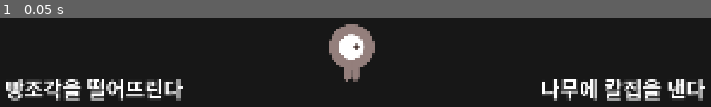
Above: before the commit, frame 1.
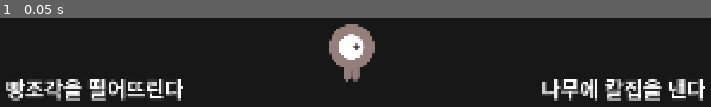
Above: after the commit, the same moment.

Repository: ParkSoeon/EyeTrackingReadingAssistance
Game: Godot game, scene res://scenes/choice.tscn
Two runs of this game, one before a commit and one after it. Both use one fixed random seed, a clock stepped at 60 frames per second and the inputs below. This scene is started directly instead of the project's main scene.
Inputs:
- Up to frame 1 (0.05 s): no input

The runs differ from the first frame. In frame 1, 3.8% of the frame differs, in the area x 0-99%, y 68-94%.

Commit message:
Fix: fixed incorrect logic when changing selection

Diff:
--- a/demo/gdscripts/choice.gd
+++ b/demo/gdscripts/choice.gd
@@ -6,10 +6,8 @@
 #@onready var character = $Character
 @onready var left_label = $Red/RedCollision/Label
 @onready var right_label = $Blue/BlueCollision/Label
-var left
-var left_id
-var right
-var right_id
+var choices
+var choice
 var prompt
 var storyManager = preload("res://gdscripts/StoryManager.gd").new()
 
@@ -31,53 +29,38 @@
 	prompt = data.get("prompt","")
 
 	## 선택지 세팅
-	var choices = data.get("choices", [])
-	left_id = choices[0].id
-	left = choices[0].text
-	left_label.text = left
-	right_id = choices[1].id
-	right = choices[1].text
-	right_label.text = right
-
-func _on_choice_selected(choice_id: String):
-	# 선택 시 플래그 저장 가능
-	var node_data = storyManager.get_node_data(STATE.current_node)
-	var flags = node_data.get("flags", {})
-	#for key in flags.keys():
-		#Global.set(key, flags[key])
-
-	load_story_node(choice_id)
+	choices = data.get("choices", [])
+	left_label.text = choices[0].text
+	right_label.text = choices[1].text
 
 func _on_red_area_entered(area: Area2D) -> void:
+	choice = 0
+	var select = choices[choice].text
 	get_node("Player").factor = 0
-	get_node("HUD").request(prompt+"사용자는"+left+"을 선택했어.")
+	get_node("HUD").request(prompt+"사용자는"+select+"를 선택했어.")
 	get_node("Red/Sprite2D").modulate = Color(0, 0, 0, 0.4)
 	get_node("Blue/Sprite2D").modulate = Color(0, 0, 0, 0.8)
-	print("in")
-	pass # Replace with function body.
-
-
-func _on_red_area_exited(area: Area2D) -> void:
-	STATE.current_node = left_id
-	get_tree().change_scene_to_file("res://scenes/choice.tscn")
-	print("out")
-	pass # Replace with function body.
-
 
 func _on_blue_area_entered(area: Area2D) -> void:
+	choice = 1
+	var select = choices[choice].text
 	get_node("Player").factor = 0
-	get_node("HUD").request(prompt+"사용자는"+right+"을 선택했어.")
+	get_node("HUD").request(prompt+"사용자는"+select+"를 선택했어.")
 	get_node("Red/Sprite2D").modulate = Color(0, 0, 0, 0.8)
 	get_node("Blue/Sprite2D").modulate = Color(0, 0, 0, 0.4)
-	print("in")
-	pass # Replace with function body.
-
-
-func _on_blue_area_exited(area: Area2D) -> void:
-	STATE.current_node = right_id
-	get_tree().change_scene_to_file("res://scenes/choice.tscn")
-	pass # Replace with function body.
 
 
 func _on_hud_finish() -> void:
 	get_node("Player").factor = 1
+
+func change_scene():
+	get_tree().change_scene_to_file("res://scenes/choice.tscn")
+
+func _on_red_portal_area_entered(area: Area2D) -> void:
+	STATE.current_node = choices[choice].id
+	call_deferred("change_scene")
+
+
+func _on_blue_portal_area_entered(area: Area2D) -> void:
+	STATE.current_node = choices[choice].id
+	call_deferred("change_scene")
--- a/demo/scenes/choice.tscn
+++ b/demo/scenes/choice.tscn
@@ -7,7 +7,7 @@
 [sub_resource type="CanvasTexture" id="CanvasTexture_jt4bu"]
 
 [sub_resource type="RectangleShape2D" id="RectangleShape2D_8qvna"]
-size = Vector2(526, 1080)
+size = Vector2(529, 1080)
 
 [sub_resource type="LabelSettings" id="LabelSettings_yhyp7"]
 font_size = 50
@@ -15,10 +15,13 @@
 [sub_resource type="CanvasTexture" id="CanvasTexture_3iiop"]
 
 [sub_resource type="RectangleShape2D" id="RectangleShape2D_827pk"]
-size = Vector2(541, 1080)
+size = Vector2(537, 1080)
 
 [sub_resource type="LabelSettings" id="LabelSettings_8qvna"]
 font_size = 50
+
+[sub_resource type="RectangleShape2D" id="RectangleShape2D_jt4bu"]
+size = Vector2(59, 1080)
 
 [node name="Choice" type="Node"]
 script = ExtResource("1_ycxmd")
@@ -33,6 +36,7 @@
 
 [node name="Blue" type="Area2D" parent="."]
 position = Vector2(1262, 10)
+collision_layer = 2
 metadata/_edit_group_ = true
 
 [node name="Sprite2D" type="Sprite2D" parent="Blue"]
@@ -42,7 +46,7 @@
 texture = SubResource("CanvasTexture_jt4bu")
 
 [node name="BlueCollision" type="CollisionShape2D" parent="Blue"]
-position = Vector2(335, 530)
+position = Vector2(336.5, 530)
 shape = SubResource("RectangleShape2D_8qvna")
 
 [node name="Label" type="Label" parent="Blue/BlueCollision"]
@@ -61,6 +65,7 @@
 vertical_alignment = 1
 
 [node name="Red" type="Area2D" parent="."]
+collision_layer = 2
 metadata/_edit_group_ = true
 
 [node name="Sprite2D" type="Sprite2D" parent="Red"]
@@ -70,7 +75,7 @@
 texture = SubResource("CanvasTexture_3iiop")
 
 [node name="RedCollision" type="CollisionShape2D" parent="Red"]
-position = Vector2(326.5, 540)
+position = Vector2(328.5, 540)
 shape = SubResource("RectangleShape2D_827pk")
 
 [node name="Label" type="Label" parent="Red/RedCollision"]
@@ -94,8 +99,23 @@
 
 [node name="HUD" parent="." instance=ExtResource("3_8qvna")]
 
+[node name="RedPortal" type="Area2D" parent="."]
+position = Vector2(30, 540)
+metadata/_edit_group_ = true
+
+[node name="CollisionShape2D" type="CollisionShape2D" parent="RedPortal"]
+shape = SubResource("RectangleShape2D_jt4bu")
+
+[node name="BluePortal" type="Area2D" parent="."]
+position = Vector2(1891, 540)
+collision_layer = 2
+metadata/_edit_group_ = true
+
+[node name="CollisionShape2D" type="CollisionShape2D" parent="BluePortal"]
+shape = SubResource("RectangleShape2D_jt4bu")
+
 [connection signal="area_entered" from="Blue" to="." method="_on_blue_area_entered"]
-[connection signal="area_exited" from="Blue" to="." method="_on_blue_area_exited"]
 [connection signal="area_entered" from="Red" to="." method="_on_red_area_entered"]
-[connection signal="area_exited" from="Red" to="." method="_on_red_area_exited"]
 [connection signal="finish" from="HUD" to="." method="_on_hud_finish"]
+[connection signal="area_entered" from="RedPortal" to="." method="_on_red_portal_area_entered"]
+[connection signal="area_entered" from="BluePortal" to="." method="_on_blue_portal_area_entered"]
Not shown: 1 places in demo/scenes/choice.tscn that only renumber resources
